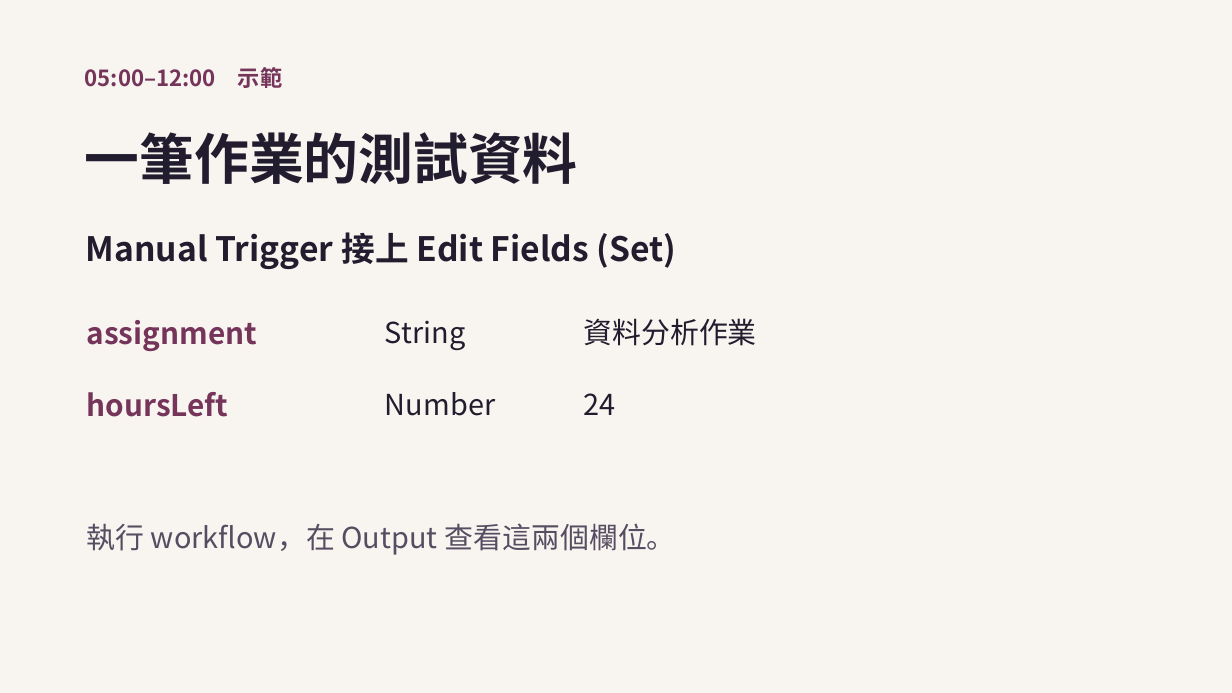
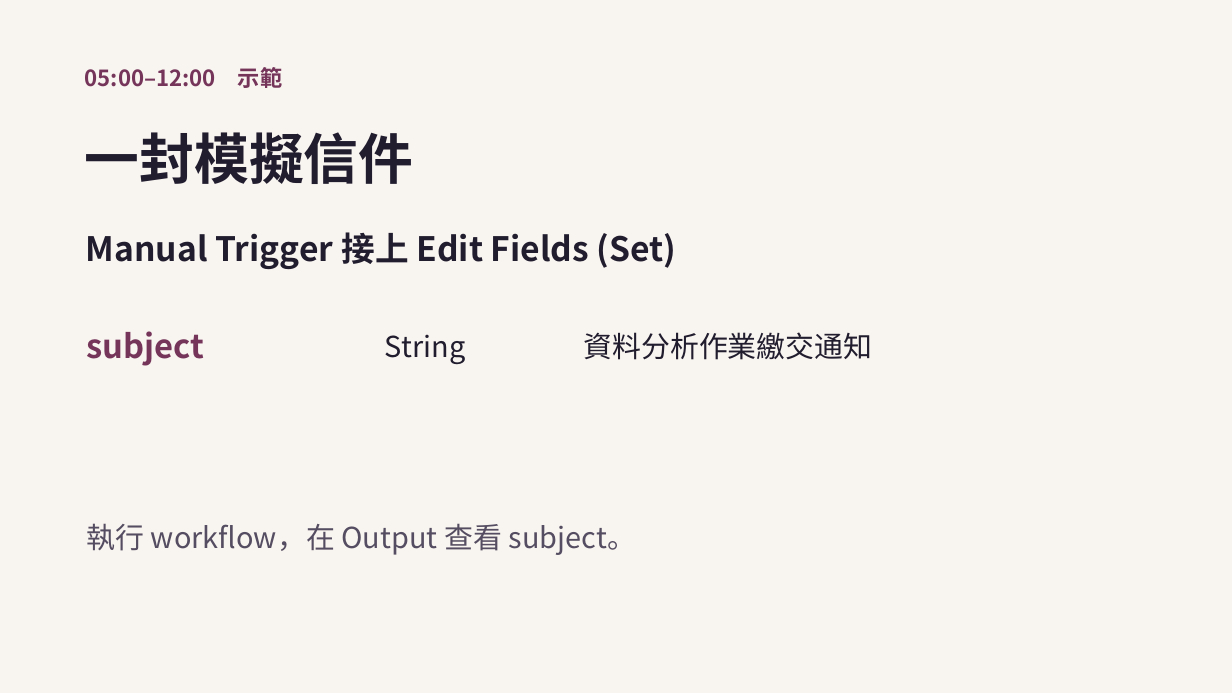
Before and after one commit to robylin829/n8n-30min-workshop, a slide deck: slide 3 of slides/n8n-30min-workshop.pptx. Drawn at 1232x693 pixels with LibreOffice and Linux fonts; fonts in the diff are those of the drawing. Boxes give left, top, right and bottom in pixels: in the first picture for what was removed or moved away, otherwise in the second. Text is boxed around its words. In the diff, an @@ line names an element or a change of style, - is before the commit and + after.

```diff
--- a/slides/n8n-30min-workshop.pptx
+++ b/slides/n8n-30min-workshop.pptx
@@ text at (85, 132, 414, 184): text changed @@
-一筆作業的測試資料
+一封模擬信件
@@ text removed at (87, 320, 258, 351) @@
-assignment
@@ text "String": place and size @@
-text "String" at (385, 320, 465, 350)
+text "String" at (385, 334, 465, 364)
@@ text added at (87, 331, 205, 366), 25.5 pt, text #75355A, bold @@
+subject
@@ text at (583, 332, 872, 360): text changed @@
-資料分析作業
+資料分析作業繳交通知
@@ text removed at (87, 392, 229, 417) @@
-hoursLeft
@@ text removed at (385, 392, 495, 416) @@
-Number
@@ text removed at (583, 393, 615, 415) @@
-24
@@ text at (87, 523, 636, 555): text changed @@
-執行 workflow，在 Output 查看這兩個欄位。
+執行 workflow，在 Output 查看 subject。
```
Also in this commit, not shown: 6 other slides changed, 5 other files.
